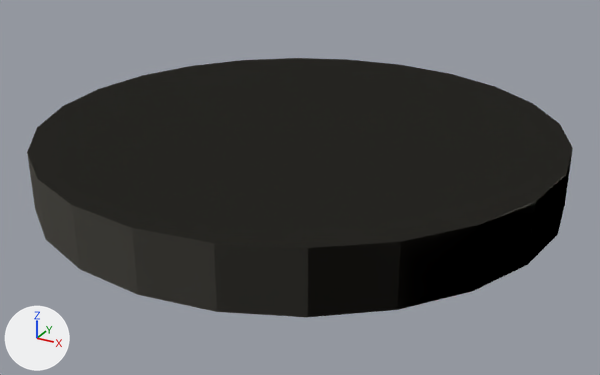
The glTF model game/models/hero/rb_-3730_-293.glb as it was, and as the next commit left it.
Rendered twice from a 50 mm camera at (13.07, -23.77, 10.69) aimed at (0.23, -0.43, -0.98). Every picture has the same lights, and +X, +Y and +Z are marked at lower left. The first picture is the older version. Objects named as collision shapes, trigger or cutter boxes, shadow casters or lower levels of detail are left out. Where no turn or scale is listed for an object, it has been applied to the vertices. Vertices at exactly the same position are counted once.

In view in the first picture: 'rb_-3730_-293_lod0'.
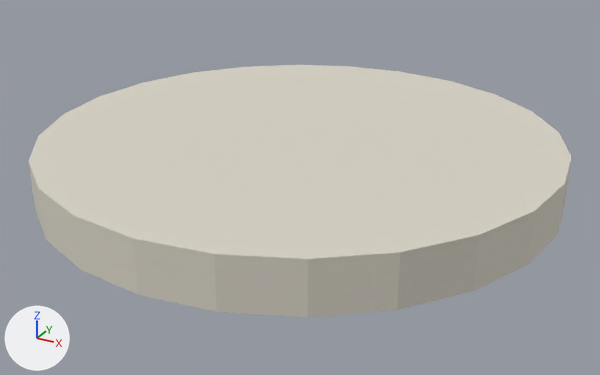
Patch to the scene script:
```diff
--- a/game/models/hero/rb_-3730_-293.glb.py
+++ b/game/models/hero/rb_-3730_-293.glb.py
@@ me_rb__3730__293_lod0 @@
 # used by ob_rb__3730__293_lod0; location = (0.0, 0.0, 0.13)
-me_rb__3730__293_lod0.from_pydata(...)  # 79 vertices, 101 faces; spans x -9.0..9.0, y -9.0..9.0, z -1.0..1.0
+me_rb__3730__293_lod0.from_pydata(...)  # 79 vertices, 101 faces; spans x -9.0..9.0, y -9.0..9.0, z -0.8..0.8
+# me_rb__3730__293_lod0 part 1: the loose piece of 49 vertices spanning x -9.0..9.0, y -9.0..9.0, z -1.0..1.0 is scaled about its middle by (1, 1, 0.848)
+# other edits to the shape of me_rb__3730__293_lod0 do not show in these pictures
 me_rb__3730__293_lod0.materials.append(mat_wall)
@@ ob_rb__3730__293_lod0 @@
 ob_rb__3730__293_lod0 = bpy.data.objects.new('rb_-3730_-293_lod0', me_rb__3730__293_lod0)
-ob_rb__3730__293_lod0.location = (0.0, 0.0, 0.13)
+ob_rb__3730__293_lod0.location = (0.0, 0.0, -0.02)
```

What differs and where, as boxes [x1, y1, x2, y2] in the pictures (600 x 375 px):
'rb_-3730_-293_lod0', reshaped, moved
    before: [27, 58, 573, 317]
    after: [29, 65, 571, 317]
